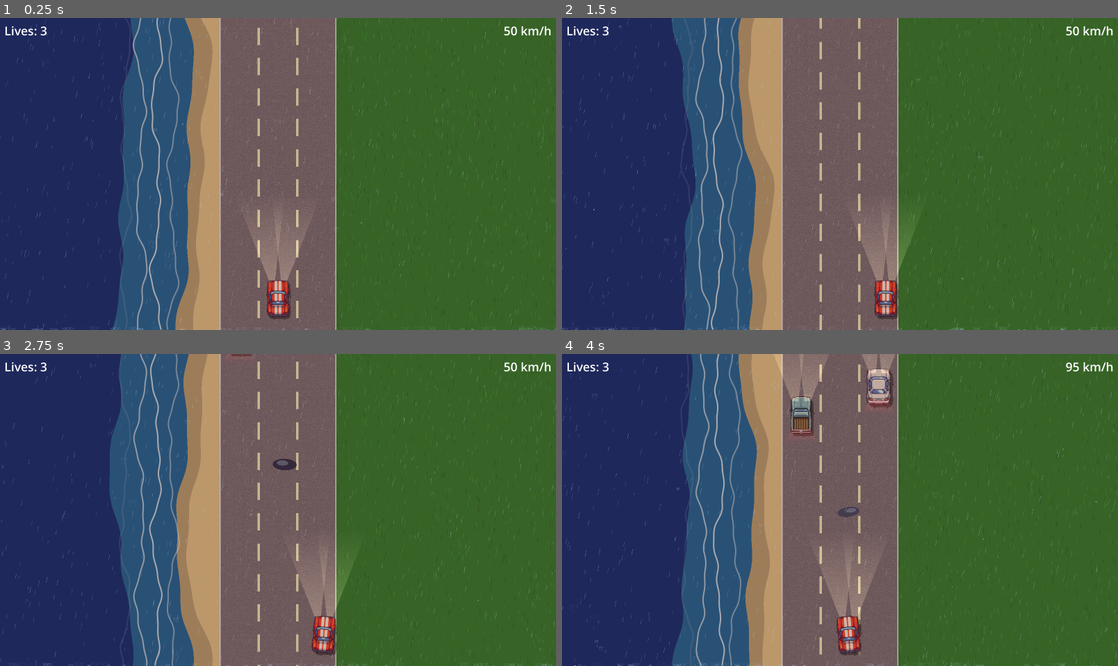
Above: before the commit, frames 1-4 (two rows, left to right).
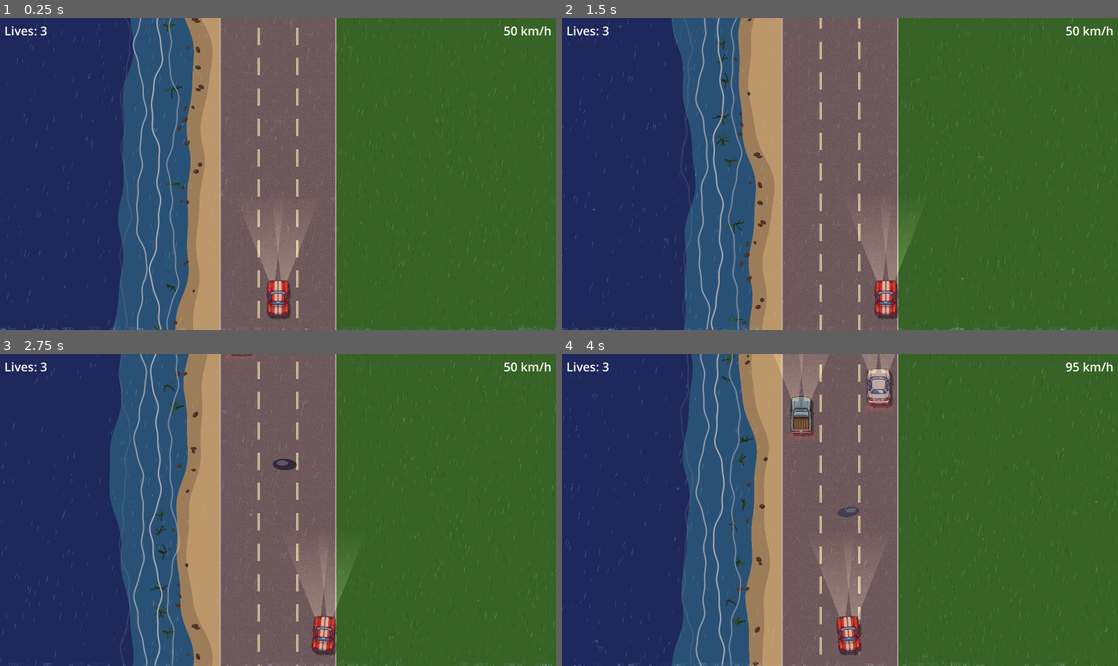
Above: after the commit, the same moments.

Repository: Antonio-Ingegnere/road-race
Game: Godot game, scene res://scenes/main.tscn
The game is run twice, just before and just after one commit, with the same random seed, the same clock (stepped at 60 frames per second) and the same inputs.
Inputs:
- Up to frame 1 (0.25 s): no input
- Up to frame 2 (1.5 s): tap Enter at 0.5 s; hold Right (ui_right) 0.53-1.28 s; hold Down (ui_down) from 1.28 s (still down)
- Up to frame 3 (2.75 s): release Down (ui_down) at 2.03 s; hold Right (ui_right) from 2.03 s (still down)
- Up to frame 4 (4 s): release Right (ui_right) at 2.78 s; hold Up (ui_up) 2.78-3.53 s; hold Left (ui_left) from 3.53 s (still down)

The runs differ from the first frame. In frame 1, 0.3% of the frame differs, in the area x 27-37%, y 0-100%; in frame 2, 0.4%, in the area x 27-37%, y 0-99%; in frame 3, 0.4%; in frame 4, 0.3%.

Commit message:
Add rocks and seaweed to seashore; draw seaweed as curved blades
Rocks: dark oval with highlight, scattered across wet sand and shallow
water. Seaweed: patches of 5-9 antialiased polyline blades, each gently
curved via a bend parameter, in two shades of dark green — replaces the
earlier circle-blob approach. Both use world-y-seeded RNG so the pattern
scrolls stably with the terrain.

Co-Authored-By: Claude Sonnet 4.6 <noreply@anthropic.com>

Diff:
--- a/scripts/road.gd
+++ b/scripts/road.gd
@@ -298,6 +298,8 @@
 		wet.append(sl[i])
 	draw_polygon(wet, PackedColorArray([SEA_WET_SAND_COLOR]))
 
+	_draw_shore_deco(size, _shore_x_left, -1.0, 0)
+
 	for i in range(SEA_WAVE_COUNT):
 		var phase := fmod(float(i) / SEA_WAVE_COUNT + _sea_time * SEA_WAVE_SPEED, 1.0)
 		var wx    := wave_x + phase * SEA_WAVE_ZONE_W
@@ -346,6 +348,8 @@
 		wet.append(sl[i])
 	draw_polygon(wet, PackedColorArray([SEA_WET_SAND_COLOR]))
 
+	_draw_shore_deco(size, _shore_x_right, 1.0, 999983)
+
 	for i in range(SEA_WAVE_COUNT):
 		var phase := fmod(float(i) / SEA_WAVE_COUNT + _sea_time * SEA_WAVE_SPEED, 1.0)
 		var wx    := wave_end - phase * SEA_WAVE_ZONE_W
@@ -353,6 +357,63 @@
 		_draw_wave_line(size, wx,
 			Color(SEA_FOAM_COLOR.r, SEA_FOAM_COLOR.g, SEA_FOAM_COLOR.b, alpha),
 			_sea_time, float(i) * 1.618 + 10.0)
+
+
+func _draw_shore_deco(size: Vector2, shore_fn: Callable, toward_water: float, seed_base: int) -> void:
+	const SPACING    := 70.0
+	const ROCK_COLOR := Color(0.27, 0.23, 0.19)
+	const ROCK_SHINE := Color(0.42, 0.37, 0.32, 0.55)
+	const WEED_DARK  := Color(0.05, 0.20, 0.08, 0.90)
+	const WEED_MID   := Color(0.14, 0.36, 0.16, 0.85)
+
+	var rng      := RandomNumberGenerator.new()
+	var wy_start := -_world_scroll
+	var wy_end   := size.y - _world_scroll
+	var wy: float = ceil(wy_start / SPACING) * SPACING
+
+	while wy <= wy_end:
+		var sy       := wy + _world_scroll
+		var sx: float = shore_fn.call(sy)
+		rng.seed     = int(wy) * 7919 + seed_base
+
+		# Rocks: scattered around the shoreline into both sand and water
+		var rock_count := rng.randi_range(0, 2)
+		for _r in range(rock_count):
+			var dist := rng.randf_range(-38.0, 28.0)  # neg = into sand, pos = into water
+			var rx   := rng.randf_range(5.0, 12.0)
+			var ry   := rng.randf_range(3.5,  8.0)
+			var rot  := rng.randf_range(-1.3,  1.3)
+			var pos  := Vector2(sx + toward_water * dist, sy + rng.randf_range(-22.0, 22.0))
+			draw_set_transform(pos, rot, Vector2(rx, ry))
+			draw_circle(Vector2.ZERO, 1.0, ROCK_COLOR)
+			draw_set_transform(Vector2.ZERO)
+			var hi := pos + Vector2(-rx * 0.25, -ry * 0.30).rotated(rot)
+			draw_set_transform(hi, rot, Vector2(rx * 0.40, ry * 0.35))
+			draw_circle(Vector2.ZERO, 1.0, ROCK_SHINE)
+			draw_set_transform(Vector2.ZERO)
+
+		# Seaweed: curved blade patches in the shallow water
+		if rng.randf() < 0.45:
+			var dist   := rng.randf_range(25.0, 75.0)
+			var wpos   := Vector2(sx + toward_water * dist, sy + rng.randf_range(-14.0, 14.0))
+			var blades := rng.randi_range(5, 9)
+			for _b in range(blades):
+				var angle  := rng.randf_range(-PI, PI)
+				var length := rng.randf_range(14.0, 30.0)
+				var bend   := rng.randf_range(-0.50, 0.50)
+				var width  := rng.randf_range(1.8, 3.2)
+				var col    := WEED_DARK if rng.randf() < 0.55 else WEED_MID
+				var bx     := wpos.x + rng.randf_range(-5.0, 5.0)
+				var by     := wpos.y + rng.randf_range(-4.0, 4.0)
+				var pts    := PackedVector2Array()
+				for s in range(5):
+					var t := float(s) / 4.0
+					pts.append(Vector2(
+						bx + cos(angle + bend * t) * length * t,
+						by + sin(angle + bend * t) * length * t))
+				draw_polyline(pts, col, width, true)
+
+		wy += SPACING
 
 
 func _draw_wave_line(size: Vector2, base_x: float, color: Color, t: float, seed: float) -> void:
